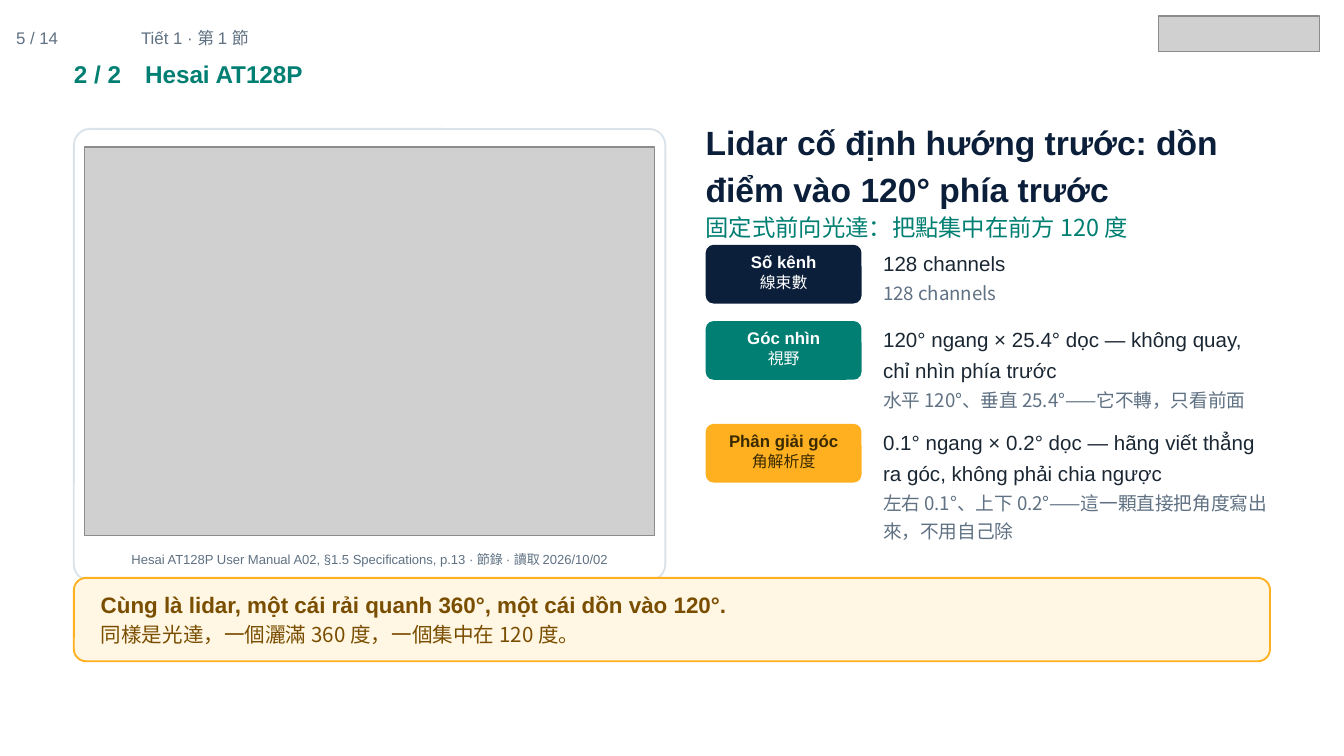
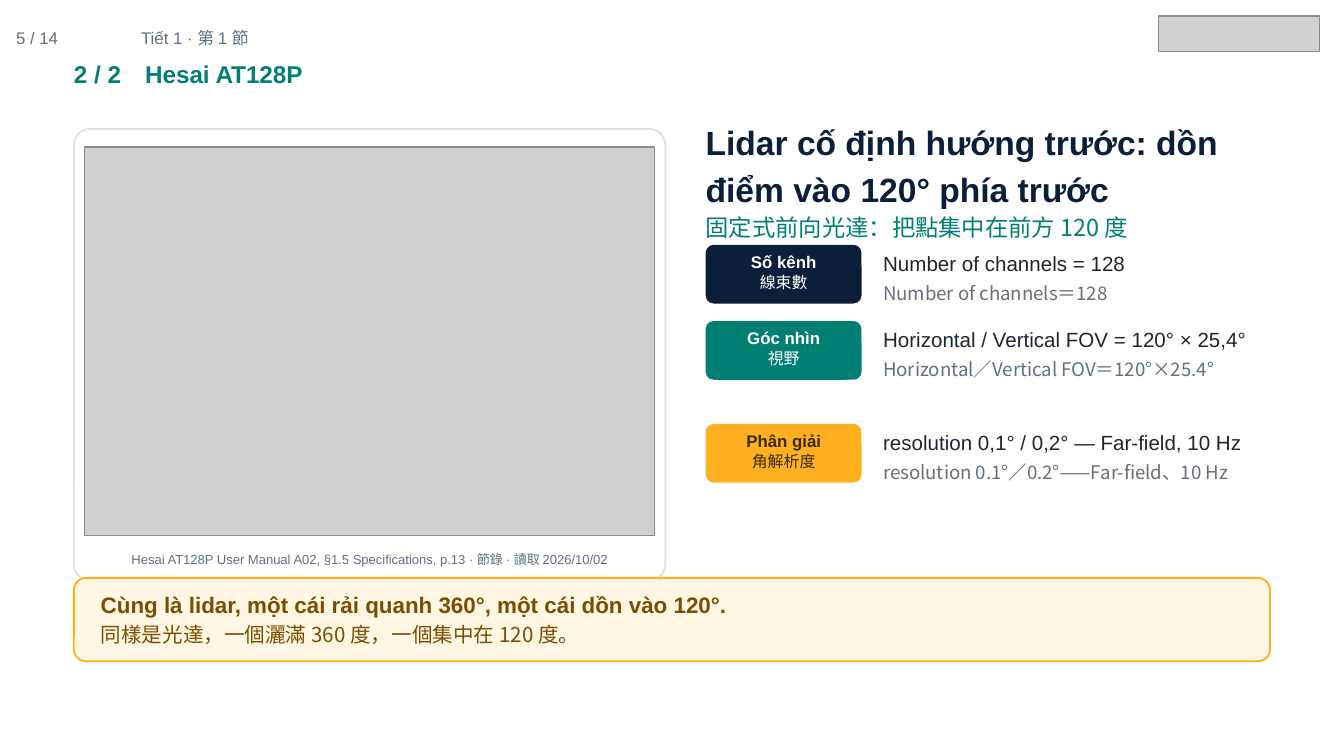
Before and after one commit to ch-neural/MITUST-Principles-of-Self-Driving-Cars, a slide deck: slide 5 of 第五週(10-08)/第五週_第1節_簡報.pptx. Drawn at 1344x756 pixels with LibreOffice and Linux fonts; fonts in the diff are those of the drawing; grey boxes stand for pictures. Boxes give left, top, right and bottom in pixels: in the first picture for what was removed or moved away, otherwise in the second. Text is boxed around its words. In the diff, an @@ line names an element or a change of style, - is before the commit and + after.

```diff
--- a/第五週(10-08)/第五週_第1節_簡報.pptx
+++ b/第五週(10-08)/第五週_第1節_簡報.pptx
@@ text at <box>883,256,1125,300</box>: text changed @@
-128 channels
-128 channels
+Number of channels = 128
+Number of channels＝128
@@ text at <box>883,332,1246,378</box>: text changed @@
-120° ngang × 25.4° dọc — không quay, chỉ nhìn phía trước
-水平 120°、垂直 25.4°——它不轉，只看前面
+Horizontal / Vertical FOV = 120° × 25,4°
+Horizontal／Vertical FOV＝120°×25.4°
@@ text at <box>746,434,821,451</box>: text changed @@
-Phân giải góc
+Phân giải
@@ text at <box>883,435,1241,481</box>: text changed; size 11 to 10 pt; font Arial to Noto Sans CJK SC; text colour #1A2733 to #5F7183 @@
-0.1° ngang × 0.2° dọc — hãng viết thẳng ra góc, không phải chia ngược
-左右 0.1°、上下 0.2°——這一顆直接把角度寫出來，不用自己除
+resolution 0,1° / 0,2° — Far-field, 10 Hz
+resolution 0.1°／0.2°——Far-field、10 Hz
```
Also in this commit, not shown: 1 other slide changed.
